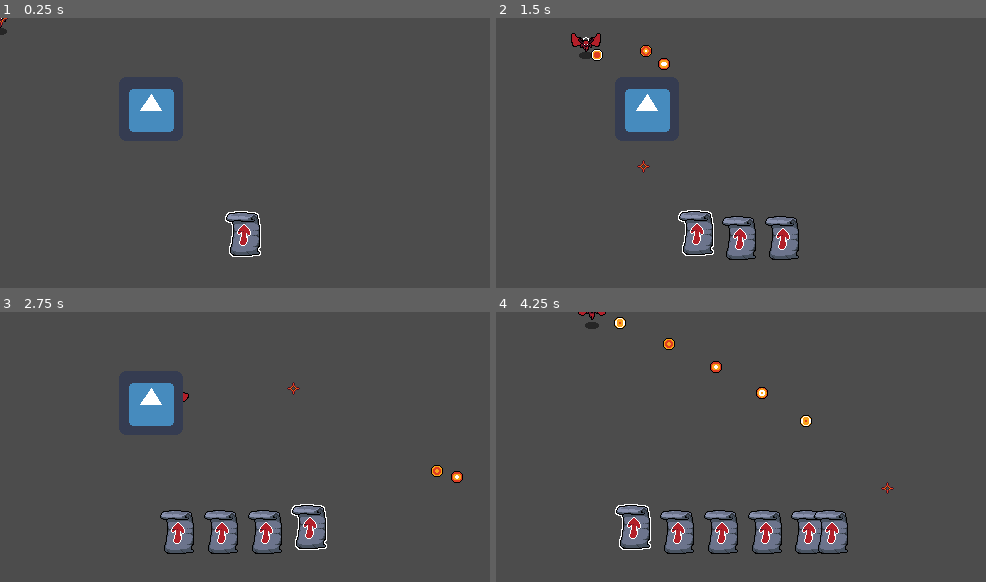
Above: before the commit, frames 1-4 (two rows, left to right).
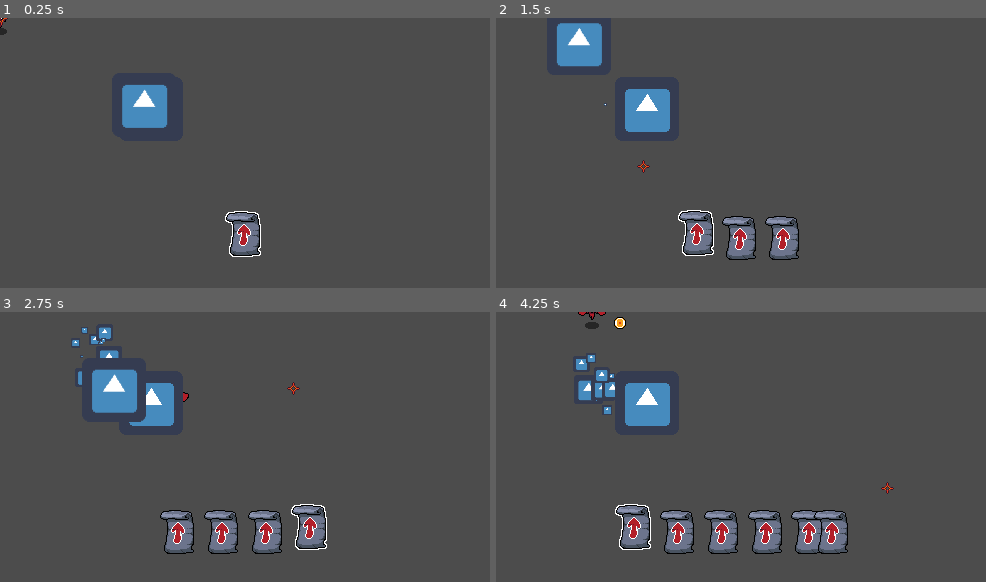
Above: after the commit, the same moments.

Repository: Geminimax/GWJ57
Game: Godot game, scene res://node/World.tscn
Two runs of this game, one before a commit and one after it. Both use one fixed random seed, a clock stepped at 60 frames per second and the inputs below. The engine's default icon, where the game draws it, is replaced by a stand-in: a white triangle on a blue panel in a dark square.
Inputs (mouse positions are in pixels of both pictures, inside the frame that each line leads up to):
- Up to frame 1 (0.25 s): no input
- Up to frame 2 (1.5 s): tap Enter (ui_accept) at 0.5, 0.77 s; move the mouse to (848, 139) at 0.52 s; press the mouse at (848, 139) at 0.53 s; hold Right (ui_right) 0.53-1.28 s; move the mouse to (643, 166) at 1.27 s; release the mouse at (643, 166) at 1.28 s; hold Down (ui_down) from 1.28 s (still down); click (643, 166) at 1.35 s
- Up to frame 3 (2.75 s): tap Enter (ui_accept) at 1.52 s; move the mouse to (294, 387) at 2.02 s; release Down (ui_down) at 2.03 s; press the mouse at (294, 387) at 2.03 s; hold Right (ui_right) from 2.03 s (still down); tap Mouse wheel down (spell_roll_left) at 2.1 s
- Up to frame 4 (4.25 s): move the mouse to (716, 501) at 2.77 s; release Right (ui_right) at 2.78 s; release the mouse at (716, 501) at 2.78 s; hold Up (ui_up) 2.78-3.53 s; tap Mouse wheel up (spell_roll_right) at 2.85 s; tap Enter (ui_accept) at 3.02, 3.77 s; click (716, 501) at 3.05 s; move the mouse to (888, 487) at 3.52 s; press the mouse at (888, 487) at 3.53 s; hold Left (ui_left) from 3.53 s (still down)

The runs differ from the first frame. In frame 1, 0.9% of the frame differs, in the area x 24-36%, y 24-43%; in frame 2, 1.7%; in frame 3, 2.2%; in frame 4, 2.5%, in the area x 16-65%, y 9-43%.

Commit message:
Add pathfinding

Diff:
--- a/ForgottenKnowledge/node/Character/Character.gd
+++ b/ForgottenKnowledge/node/Character/Character.gd
@@ -8,49 +8,49 @@
 onready var spell_holder = $CanvasLayer/SpellHolder
 # Called when the node enters the scene tree for the first time.
 func _ready():
-    pass # Replace with function body.
+	pass # Replace with function body.
 
 # Called every frame. 'delta' is the elapsed time since the previous frame.
 func _process(delta):
-    handle_movement()
-    handle_mp(delta)
-    handle_spell()
+	handle_movement()
+	handle_mp(delta)
+	handle_spell()
 
 
 func handle_spell():
-    if(Input.is_action_pressed("cast_spell")):
-        cast_spell()
+	if(Input.is_action_pressed("cast_spell")):
+		cast_spell()
 
 
 func cast_spell():
-    var spell = spell_holder.get_selected_spell()
-    if(current_mp > spell.mana_cost):
-        if (spell.cast(self, get_global_mouse_position())):
-            current_mp -= spell.mana_cost
+	var spell = spell_holder.get_selected_spell()
+	if(current_mp > spell.mana_cost):
+		if (spell.cast(self, get_global_mouse_position())):
+			current_mp -= spell.mana_cost
 
 func handle_mp(delta):
-    if(current_mp < total_mp):
-        current_mp += delta * mp_regen_rate
-        if(current_mp > total_mp):
-            current_mp = total_mp
+	if(current_mp < total_mp):
+		current_mp += delta * mp_regen_rate
+		if(current_mp > total_mp):
+			current_mp = total_mp
 
 
 func handle_movement():
-    var direction = Vector2()
+	var direction = Vector2()
 
-    if(Input.is_action_pressed("ui_up")):
-        direction += Vector2.UP
-    if(Input.is_action_pressed("ui_down")):
-        direction += Vector2.DOWN
-    if(Input.is_action_pressed("ui_left")):
-        direction += Vector2.LEFT
-    if(Input.is_action_pressed("ui_right")):
-        direction += Vector2.RIGHT
+	if(Input.is_action_pressed("ui_up")):
+		direction += Vector2.UP
+	if(Input.is_action_pressed("ui_down")):
+		direction += Vector2.DOWN
+	if(Input.is_action_pressed("ui_left")):
+		direction += Vector2.LEFT
+	if(Input.is_action_pressed("ui_right")):
+		direction += Vector2.RIGHT
 
-    direction = direction.normalized()
-    if(direction == Vector2.ZERO):
-        #$AnimatedSprite.play("idle")
-        pass
-    else:
-        $AnimatedSprite.play("walk")
-    move_and_slide(direction * move_speed)
+	direction = direction.normalized()
+	if(direction == Vector2.ZERO):
+		#$AnimatedSprite.play("idle")
+		pass
+	else:
+		$AnimatedSprite.play("walk")
+	move_and_slide(direction * move_speed)
--- a/ForgottenKnowledge/node/Common/HP/HP.gd
+++ b/ForgottenKnowledge/node/Common/HP/HP.gd
@@ -8,7 +8,6 @@
 
 func damage(amount):
 	current -= amount
-	print(current)
 
 	if (current <= 0):
 		emit_signal("died")
--- /dev/null
+++ b/ForgottenKnowledge/node/Common/Pathfinder/Pathfinder.gd
@@ -0,0 +1,19 @@
+extends Node
+
+onready var navigation = $NavigationAgent2D
+onready var timer = $Timer
+
+var target_node
+
+func _ready():
+#	update_pathfinding()
+	timer.connect("timeout", self, "update_pathfinding")
+
+func get_target_direction():
+	return get_parent().global_position.direction_to(target_node.global_position)
+
+func update_pathfinding():
+	navigation.set_target_location(target_node.global_position)
+
+func set_target(target):
+	target_node = target
--- /dev/null
+++ b/ForgottenKnowledge/node/Common/Pathfinder/Pathfinder.tscn
@@ -0,0 +1,12 @@
+[gd_scene load_steps=2 format=2]
+
+[ext_resource path="res://node/Common/Pathfinder/Pathfinder.gd" type="Script" id=1]
+
+[node name="Pathfinder" type="Node2D"]
+script = ExtResource( 1 )
+
+[node name="NavigationAgent2D" type="NavigationAgent2D" parent="."]
+
+[node name="Timer" type="Timer" parent="."]
+wait_time = 0.1
+autostart = true
--- a/ForgottenKnowledge/node/Enemy/Enemy.gd
+++ b/ForgottenKnowledge/node/Enemy/Enemy.gd
@@ -2,18 +2,17 @@
 
 onready var hp: HP = $HP
 
-func _ready():
-    pass # Replace with function body.
+export (int) var speed = 20
 
 func take_damage(amount):
-    hp.damage(amount)
+	hp.damage(amount)
 
 func _on_Area2D_area_entered(area):
-    var parent = area.get_parent()
+	var parent = area.get_parent()
 
-    if (parent.is_in_group("projectile")):
-        take_damage(parent.damage_amount)
+	if (parent.is_in_group("projectile")):
+		take_damage(parent.damage_amount)
 
 
 func _on_HP_died():
-    queue_free()
+	queue_free()
--- a/ForgottenKnowledge/node/Enemy/FartCloud/FartCloud.gd
+++ b/ForgottenKnowledge/node/Enemy/FartCloud/FartCloud.gd
@@ -1,14 +1,21 @@
 extends "res://node/Enemy/Enemy.gd"
+
+export (NodePath) var target
 
 var fart = load("res://node/Enemy/FartCloud/Fart.tscn")
 
 var move_speed = 200
 var fart_rate = .4
 var time_elapsed = 0
+var velocity = Vector2.ZERO
 
+onready var pathfinder = $Pathfinder
+
+func _ready():
+	pathfinder.set_target(get_node(target))
 
 func _process(delta):
-	handle_movement()
+	handle_movement(delta)
 
 	time_elapsed += delta
 	if (time_elapsed >= fart_rate):
@@ -17,21 +24,14 @@
 
 
 
-func handle_movement():
-	var direction = Vector2()
+func handle_movement(delta):
+	var direction = pathfinder.get_target_direction()
 
-	if(Input.is_action_pressed("ui_up")):
-		direction += Vector2.UP
-	if(Input.is_action_pressed("ui_down")):
-		direction += Vector2.DOWN
-	if(Input.is_action_pressed("ui_left")):
-		direction += Vector2.LEFT
-	if(Input.is_action_pressed("ui_right")):
-		direction += Vector2.RIGHT
+	var desired_velocity = direction * speed
+	var steering = (desired_velocity - velocity) * delta * 4.0
+	velocity += steering
 
-	direction = direction.normalized()
-
-	move_and_slide(direction * move_speed)
+	velocity = move_and_slide(velocity)
 
 func fart(position):
 	var fart_instance = fart.instance()
--- a/ForgottenKnowledge/node/Enemy/FartCloud/FartCloud.tscn
+++ b/ForgottenKnowledge/node/Enemy/FartCloud/FartCloud.tscn
@@ -1,7 +1,11 @@
-[gd_scene load_steps=3 format=2]
+[gd_scene load_steps=4 format=2]
 
 [ext_resource path="res://node/Enemy/Enemy.tscn" type="PackedScene" id=1]
 [ext_resource path="res://node/Enemy/FartCloud/FartCloud.gd" type="Script" id=2]
+[ext_resource path="res://node/Common/Pathfinder/Pathfinder.tscn" type="PackedScene" id=3]
 
 [node name="Fart" instance=ExtResource( 1 )]
 script = ExtResource( 2 )
+target = NodePath("")
+
+[node name="Pathfinder" parent="." index="3" instance=ExtResource( 3 )]
--- a/ForgottenKnowledge/node/Projectile/Weapon.gd
+++ b/ForgottenKnowledge/node/Projectile/Weapon.gd
@@ -5,7 +5,7 @@
 export (PackedScene) var bullet
 
 func fire(direction, spawn_position = global_position):
-    var bullet_instance = bullet.instance()
-    bullet_instance.direction = direction
-    get_tree().root.add_child(bullet_instance)
-    bullet_instance.global_position = spawn_position
+	var bullet_instance = bullet.instance()
+	bullet_instance.direction = direction
+	get_tree().root.add_child(bullet_instance)
+	bullet_instance.global_position = spawn_position
--- a/ForgottenKnowledge/node/Spell/Spell.gd
+++ b/ForgottenKnowledge/node/Spell/Spell.gd
@@ -9,25 +9,25 @@
 var curr_cooldown = 0
 
 func _process(delta):
-    curr_cooldown -= delta
+	curr_cooldown -= delta
 
 func get_current_cooldown():
-    return curr_cooldown
+	return curr_cooldown
 
 func cast(source,target):
-    if (curr_cooldown > 0):
-        return false
+	if (curr_cooldown > 0):
+		return false
 
-    if(target is Vector2):
-        cast_at_position(source,target)
-    elif(target is Node):
-        cast_at_target(source, target)
+	if(target is Vector2):
+		cast_at_position(source,target)
+	elif(target is Node):
+		cast_at_target(source, target)
 
-    curr_cooldown = cooldown
-    return true
+	curr_cooldown = cooldown
+	return true
 
 func cast_at_position(source, target):
-    pass
+	pass
 
 func cast_at_target(source, target):
-    pass
+	pass
--- a/ForgottenKnowledge/node/UI/CustomMouse.gd
+++ b/ForgottenKnowledge/node/UI/CustomMouse.gd
@@ -8,11 +8,11 @@
 
 # Called when the node enters the scene tree for the first time.
 func _ready():
-    Input.set_mouse_mode(Input.MOUSE_MODE_HIDDEN)
+	Input.set_mouse_mode(Input.MOUSE_MODE_HIDDEN)
 
 
 
 # Called every frame. 'delta' is the elapsed time since the previous frame.
 func _process(delta):
-    var mouse = get_viewport().get_mouse_position()
-    $MouseSprite.position = mouse
+	var mouse = get_viewport().get_mouse_position()
+	$MouseSprite.position = mouse
--- a/ForgottenKnowledge/node/World.tscn
+++ b/ForgottenKnowledge/node/World.tscn
@@ -1,8 +1,14 @@
-[gd_scene load_steps=4 format=2]
+[gd_scene load_steps=6 format=2]
 
 [ext_resource path="res://node/Character.tscn" type="PackedScene" id=1]
 [ext_resource path="res://node/Enemy/Enemy.tscn" type="PackedScene" id=2]
 [ext_resource path="res://node/UI/CustomMouse.tscn" type="PackedScene" id=3]
+[ext_resource path="res://node/Enemy/FartCloud/FartCloud.tscn" type="PackedScene" id=4]
+
+[sub_resource type="NavigationPolygon" id=1]
+vertices = PoolVector2Array( 477, 11, 480, 257, 12, 258, 15, 16 )
+polygons = [ PoolIntArray( 0, 1, 2, 3 ) ]
+outlines = [ PoolVector2Array( 477, 11, 480, 257, 12, 258, 15, 16 ) ]
 
 [node name="World" type="Node2D"]
 
@@ -11,3 +17,12 @@
 [node name="Enemy" parent="." instance=ExtResource( 2 )]
 
 [node name="CustomMouse" parent="." instance=ExtResource( 3 )]
+
+[node name="Navigation2D" type="Navigation2D" parent="."]
+
+[node name="NavigationPolygonInstance" type="NavigationPolygonInstance" parent="Navigation2D"]
+navpoly = SubResource( 1 )
+
+[node name="Fart" parent="Navigation2D" instance=ExtResource( 4 )]
+speed = 80
+target = NodePath("../../Player")
